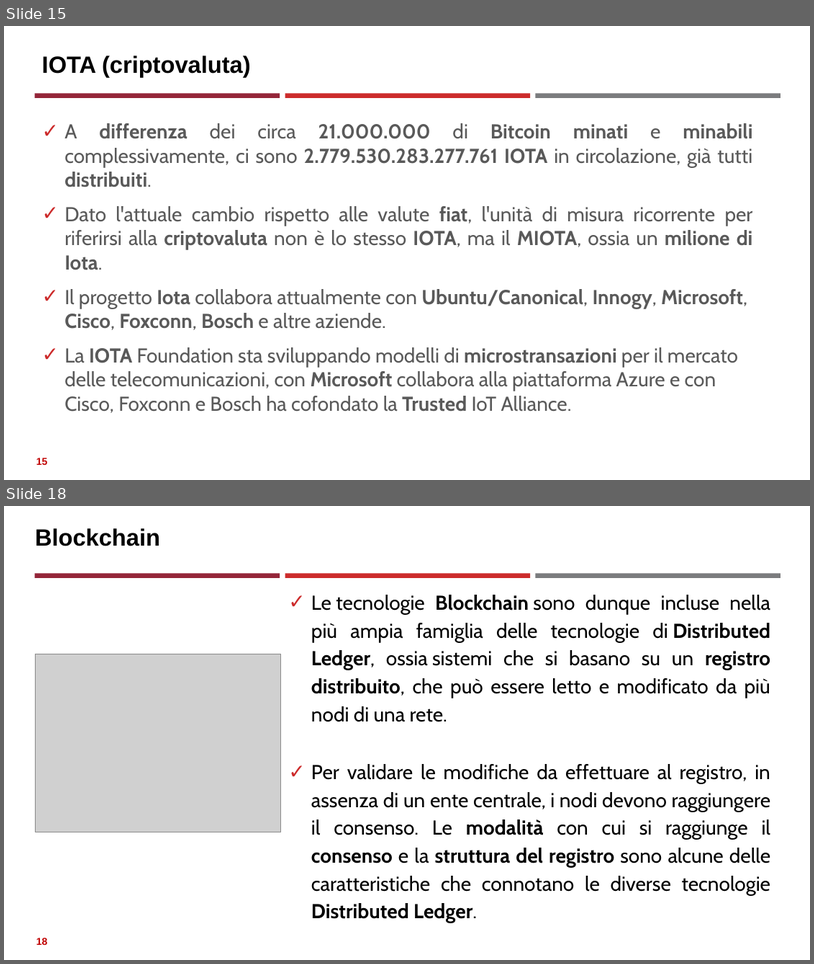
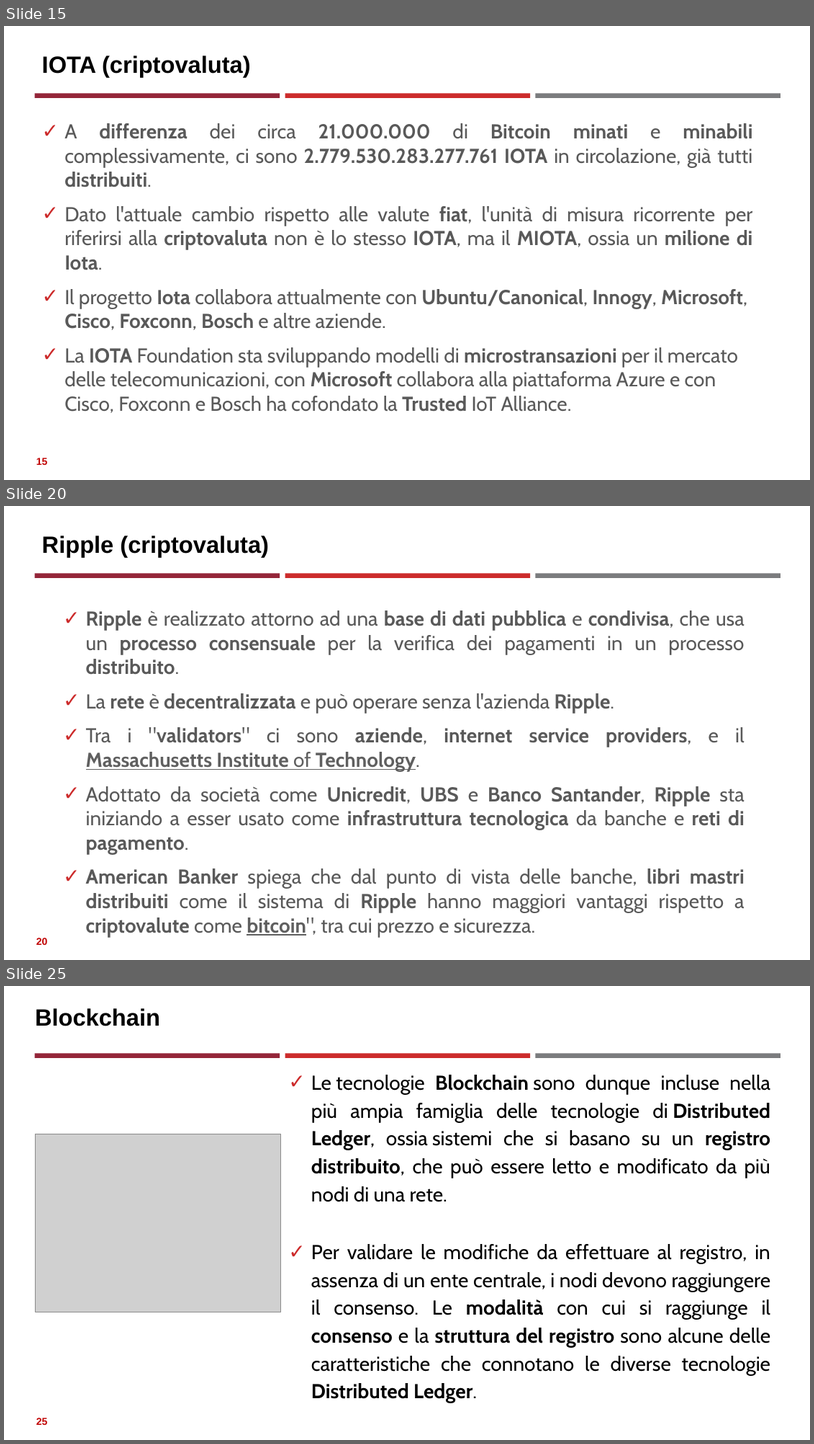
Before and after one commit to neural1977/data_science_interview_material, a slide deck: Assicurazioni/Distributed Ledger Technology_ita.pptx. Shown one above the other, each under a label of ours: slides 15 and 18 before the commit, slides 15, 20 and 25 after it; the slides between them are not shown. The pictures are 814x964 and 814x1444 pixels, drawn with LibreOffice and Linux fonts; fonts in the diff are those of the drawing; grey boxes stand for pictures. Boxes give left, top, right and bottom in pixels: in the first picture for what was removed or moved away, otherwise in the second. Text is boxed around its words. In the diff, an @@ line names an element or a change of style, - is before the commit and + after.

```diff
--- a/Assicurazioni/Distributed Ledger Technology_ita.pptx
+++ b/Assicurazioni/Distributed Ledger Technology_ita.pptx
@@ slide 20 added at (4, 506, 810, 960), background #FFFFFF; not listed: 3 template elements that a slide beside it also shows @@
@@ title added at (42, 536, 269, 557), 28 pt, text #000000, bold @@
+Ripple (criptovaluta)
@@ text added at (86, 610, 745, 937), 24 pt, text #595959, bold @@
+✓ Ripple è realizzato attorno ad una base di dati pubblica e condivisa, che usa un processo consensuale per la verifica dei pagamenti in un processo distribuito.
+✓ La rete è decentralizzata e può operare senza l'azienda Ripple.
+✓ Tra i "validators" ci sono aziende, internet service providers, e il Massachusetts Institute of Technology.
+✓ Adottato da società come Unicredit, UBS e Banco Santander, Ripple sta iniziando a esser usato come infrastruttura tecnologica da banche e reti di pagamento.
+✓ American Banker spiega che dal punto di vista delle banche, libri mastri distribuiti come il sistema di Ripple hanno maggiori vantaggi rispetto a criptovalute come bitcoin", tra cui prezzo e sicurezza.
@@ page number added at (36, 937, 48, 944), 12 pt, text #C00000, bold @@
+20
@@ what was slide 18 is now slide 25 @@
@@ page number at (36, 1417, 48, 1424): text changed @@
-18
+25
```
Also in this commit, not shown: 2 slides changed, 6 other slides added.
